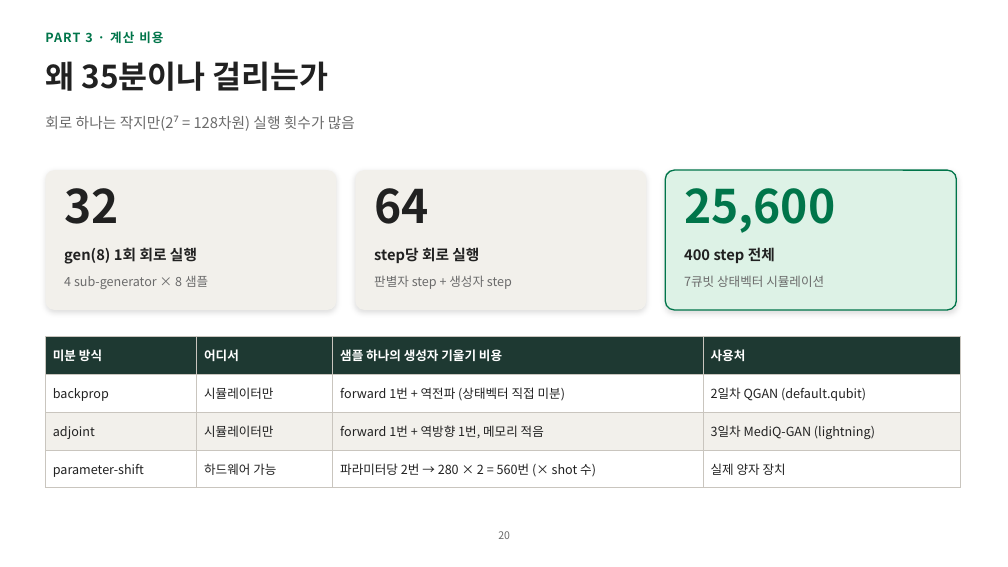
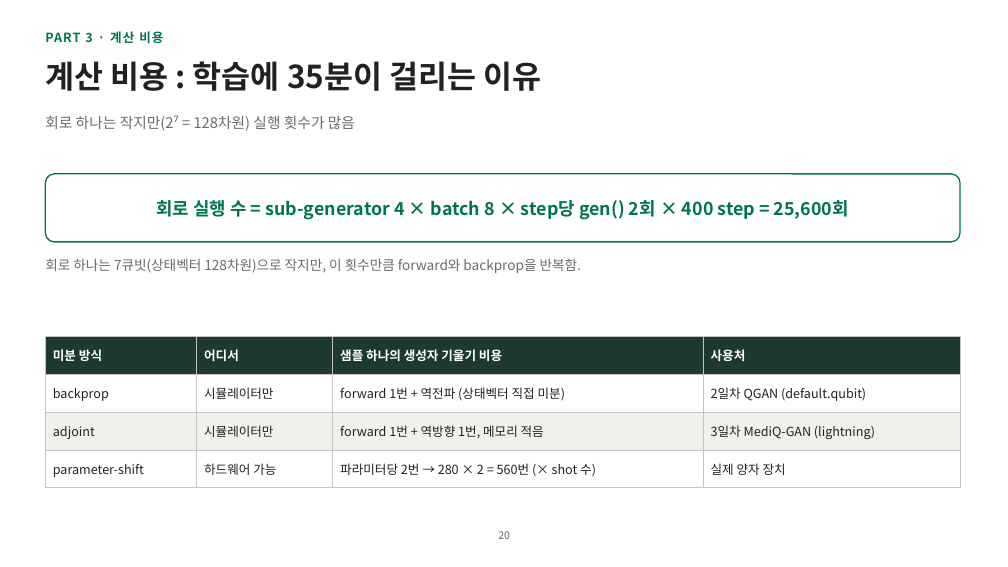
Before and after one commit to hyunhp/skin_disease_qml, a slide deck: slide 20 of practice/day2_slides/day2_practice_slides.pptx. Drawn at 1008x567 pixels with LibreOffice and Linux fonts; fonts in the diff are those of the drawing. Boxes give left, top, right and bottom in pixels: in the first picture for what was removed or moved away, otherwise in the second. Text is boxed around its words. In the diff, an @@ line names an element or a change of style, - is before the commit and + after.

```diff
--- a/practice/day2_slides/day2_practice_slides.pptx
+++ b/practice/day2_slides/day2_practice_slides.pptx
@@ title at [45, 61, 541, 91]: text changed @@
-왜 35분이나 걸리는가
+계산 비용 : 학습에 35분이 걸리는 이유
@@ rounded rectangle: place and size @@
-rounded rectangle at [45, 170, 337, 310]
+rounded rectangle at [45, 174, 960, 242]
@@ rounded rectangle at [45, 174, 960, 242]: fill #F2F0EB to #FFFFFF; outline none to #00754A 1.25 pt; shadow off; proportions changed @@
@@ text "회로 실행 수 = sub-generator ..." at [156, 200, 849, 220]: vertical alignment top to middle @@
@@ rounded rectangle removed at [355, 170, 647, 310] @@
@@ rounded rectangle removed at [665, 170, 957, 310] @@
@@ text at [156, 200, 849, 220]: text changed; size 44 to 17 pt; text colour #212121 to #00754A @@
-32
+회로 실행 수 = sub-generator 4 × batch 8 × step당 gen() 2회 × 400 step = 25,600회
@@ text removed at [374, 188, 429, 224] @@
-64
@@ text removed at [684, 188, 835, 233] @@
-25,600
@@ text at [45, 258, 581, 273]: text changed; size 14 to 13 pt; text colour #212121 to #6B6B6B; bold off @@
-gen(8) 1회 회로 실행
+회로 하나는 7큐빗(상태벡터 128차원)으로 작지만, 이 횟수만큼 forward와 backprop을 반복함.
@@ text removed at [374, 247, 479, 263] @@
-step당 회로 실행
@@ text removed at [684, 247, 775, 263] @@
-400 step 전체
@@ text removed at [64, 275, 208, 289] @@
-4 sub-generator × 8 샘플
@@ text removed at [374, 275, 512, 289] @@
-판별자 step + 생성자 step
@@ text removed at [684, 275, 824, 287] @@
-7큐빗 상태벡터 시뮬레이션
```
Also in this commit, not shown: 22 other slides changed, 3 other files.
